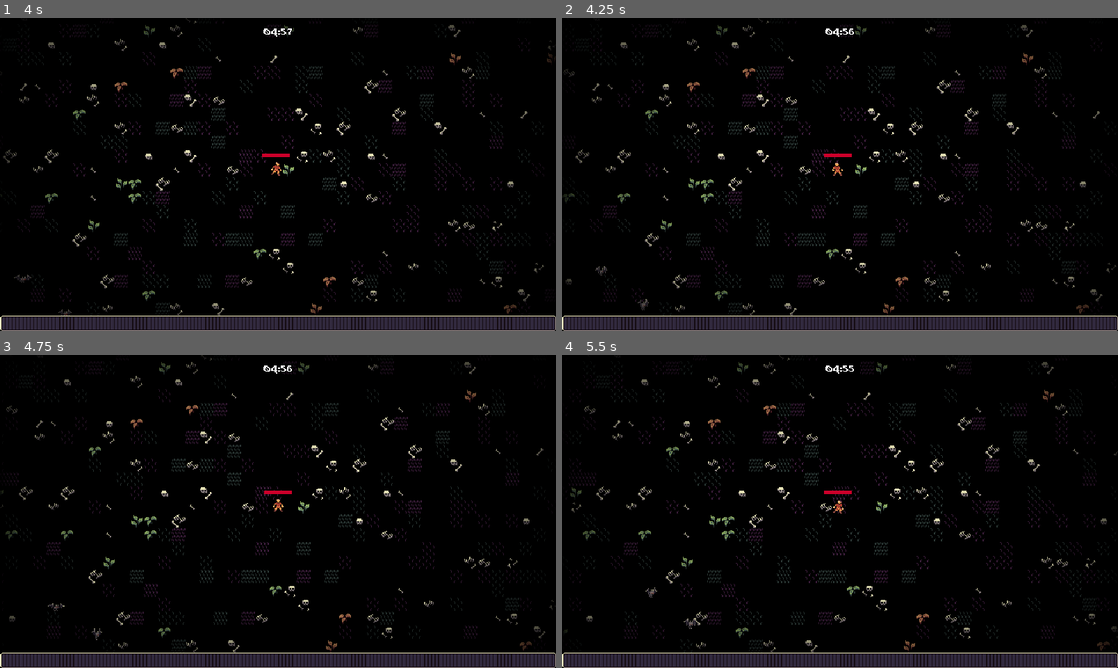
Above: before the commit, frames 1-4 (two rows, left to right).
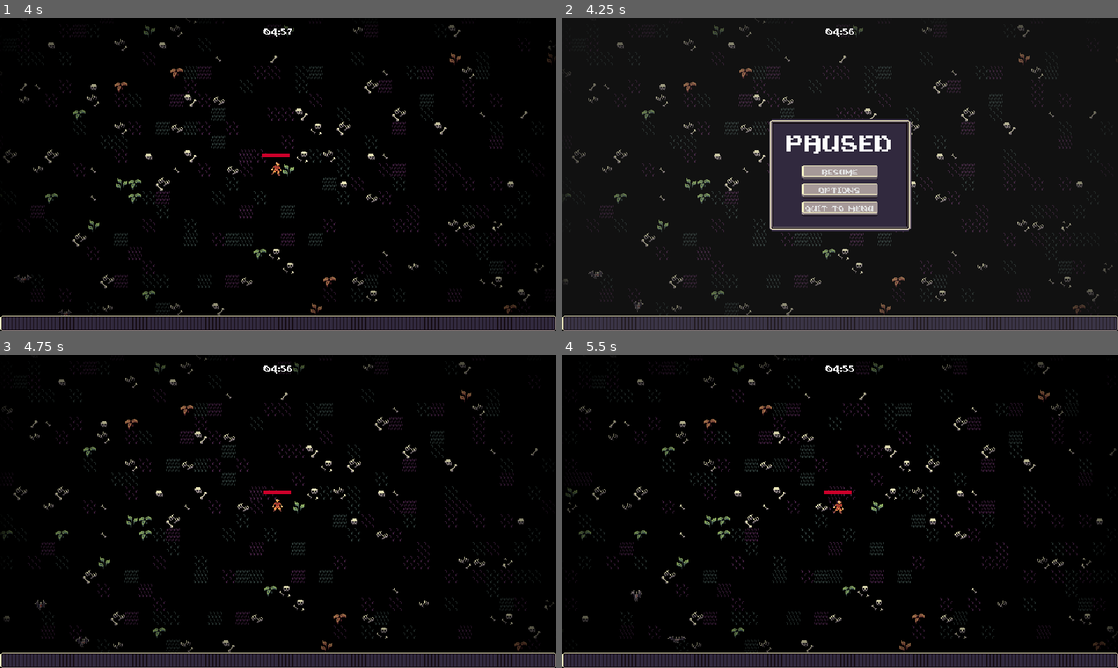
Above: after the commit, the same moments.

Repository: dweckerly/bullet-heaven
Game: Godot game, scene res://scenes/main/main.tscn
Same seed, same stepped clock (60 frames per second), same inputs: the game is played once before the commit and once after it. This scene is started directly instead of the project's main scene.
Inputs (mouse positions are in pixels of both pictures, inside the frame that each line leads up to):
- Up to frame 1 (4 s): move the mouse to (400, 158) at 0.52 s; press the mouse at (400, 158) at 0.53 s; hold D (move_right) 0.53-1.28 s; move the mouse to (166, 190) at 1.27 s; release the mouse at (166, 190) at 1.28 s; hold S (move_down) 1.28-2.03 s; click (166, 190) at 1.35 s; move the mouse to (333, 105) at 2.02 s; press the mouse at (333, 105) at 2.03 s; hold D (move_right) 2.03-2.78 s; move the mouse to (250, 237) at 2.77 s; release the mouse at (250, 237) at 2.78 s; hold W (move_up) 2.78-3.53 s; click (250, 237) at 2.85 s; move the mouse to (444, 221) at 3.52 s; press the mouse at (444, 221) at 3.53 s; hold A (move_left) from 3.53 s (still down)
- Up to frame 2 (4.25 s): keep holding A (move_left); tap Escape (pause, bound only after the commit) at 4.15 s
- Up to frame 3 (4.75 s): release A (move_left) at 4.25 s; release the mouse at (444, 558) at 4.25 s; click (278, 508) at 4.25 s, where only the run after the commit has a clickable "RESUME"
- Up to frame 4 (5.5 s): move the mouse to (673, 464) at 5.02 s; hold A (move_left) from 5.03 s (still down); click (673, 464) at 5.1 s

Frame 1 is identical in both runs. In frame 2, 13% of the frame differs, in the area x 0-100%, y 0-96%; in frame 3, 6.6%; in frame 4, 7.8%.

Commit message:
moarrr ui

Diff:
--- a/project.godot
+++ b/project.godot
@@ -76,6 +76,12 @@
 "events": [Object(InputEventMouseButton,"resource_local_to_scene":false,"resource_name":"","device":-1,"window_id":0,"a …(253 unchanged characters)…
 ]
 }
+pause={
+"deadzone": 0.2,
+"events": [Object(InputEventKey,"resource_local_to_scene":false,"resource_name":"","device":-1,"window_id":0,"alt_pressed":false,"shift_pressed":false,"ctrl_pressed":false,"meta_pressed":false,"pressed":false,"keycode":0,"physical_keycode":4194305,"key_label":0,"unicode":0,"location":0,"echo":false,"script":null)
+, Object(InputEventKey,"resource_local_to_scene":false,"resource_name":"","device":-1,"window_id":0,"alt_pressed":false,"shift_pressed":false,"ctrl_pressed":false,"meta_pressed":false,"pressed":false,"keycode":0,"physical_keycode":80,"key_label":0,"unicode":112,"location":0,"echo":false,"script":null)
+]
+}
 
 [layer_names]
 
--- a/scenes/main/main.gd
+++ b/scenes/main/main.gd
@@ -2,8 +2,16 @@
 
 @export var end_screen_scene: PackedScene
 
+var pause_menu_scene = preload("res://scenes/ui/pause_menu.tscn")
+
 func _ready() -> void:
 	$%Player.health_component.died.connect(on_player_died)
+
+
+func _unhandled_input(event: InputEvent) -> void:
+	if event.is_action_pressed("pause"):
+		add_child(pause_menu_scene.instantiate())
+		get_tree().root.set_input_as_handled()
 
 
 func on_player_died() -> void:
--- a/scenes/ui/options_menu.tscn
+++ b/scenes/ui/options_menu.tscn
@@ -4,6 +4,7 @@
 [ext_resource type="Script" uid="uid://0a4fl72c8euk" path="res://scenes/ui/options_menu.gd" id="1_wj2x4"]
 
 [node name="OptionsMenu" type="CanvasLayer"]
+layer = 2
 script = ExtResource("1_wj2x4")
 
 [node name="MarginContainer" type="MarginContainer" parent="."]
--- /dev/null
+++ b/scenes/ui/pause_menu.gd
@@ -0,0 +1,63 @@
+extends CanvasLayer
+
+@onready var panel_container: PanelContainer = %PanelContainer
+
+var options_scene = preload("res://scenes/ui/options_menu.tscn")
+
+var is_closing: bool = false
+
+func _ready() -> void:
+	get_tree().paused = true
+	panel_container.pivot_offset = panel_container.size / 2
+
+	%ResumeButton.pressed.connect(on_resume_pressed)
+	%OptionsButton.pressed.connect(on_options_pressed)
+	%QuitButton.pressed.connect(on_quit_pressed)
+	$AnimationPlayer.play("default")
+
+	var tween = create_tween()
+	tween.tween_property(panel_container, "scale", Vector2.ZERO, 0.0)
+	tween.tween_property(panel_container, "scale", Vector2.ONE, 0.3)\
+	.set_ease(Tween.EASE_OUT).set_trans(Tween.TRANS_BACK)
+
+
+func _unhandled_input(event: InputEvent) -> void:
+	if event.is_action_pressed("pause"):
+		close()
+		get_tree().root.set_input_as_handled()
+
+
+func close() -> void:
+	if is_closing:
+		return
+
+	is_closing = true
+	$AnimationPlayer.play_backwards("default")
+
+	var tween = create_tween()
+	tween.tween_property(panel_container, "scale", Vector2.ONE, 0.0)
+	tween.tween_property(panel_container, "scale", Vector2.ZERO, 0.3)\
+	.set_ease(Tween.EASE_IN).set_trans(Tween.TRANS_BACK)
+
+	await tween.finished
+	get_tree().paused = false
+	queue_free()
+
+
+func on_resume_pressed() -> void:
+	close()
+
+
+func on_options_pressed() -> void:
+	var options_instance = options_scene.instantiate()
+	add_child(options_instance)
+	options_instance.back_pressed.connect(on_options_closed.bind(options_instance))
+
+
+func on_quit_pressed() -> void:
+	get_tree().paused = false
+	get_tree().change_scene_to_file("res://scenes/ui/main_menu.tscn")
+
+
+func on_options_closed(options_instance: Node) -> void:
+	options_instance.queue_free()
--- /dev/null
+++ b/scenes/ui/pause_menu.tscn
@@ -0,0 +1,114 @@
+[gd_scene load_steps=6 format=3 uid="uid://cwsd2835742rk"]
+
+[ext_resource type="Script" uid="uid://bx1q2380sb7ye" path="res://scenes/ui/pause_menu.gd" id="1_0lmf7"]
+[ext_resource type="PackedScene" uid="uid://c2pjn075ofppf" path="res://scenes/ui/sound_button.tscn" id="3_0bnpd"]
+
+[sub_resource type="Animation" id="Animation_f6eus"]
+length = 0.001
+tracks/0/type = "value"
+tracks/0/imported = false
+tracks/0/enabled = true
+tracks/0/path = NodePath("ColorRect:modulate")
+tracks/0/interp = 1
+tracks/0/loop_wrap = true
+tracks/0/keys = {
+"times": PackedFloat32Array(0),
+"transitions": PackedFloat32Array(1),
+"update": 0,
+"values": [Color(1, 1, 1, 1)]
+}
+
+[sub_resource type="Animation" id="Animation_8uki6"]
+resource_name = "default"
+length = 0.15
+step = 0.01
+tracks/0/type = "value"
+tracks/0/imported = false
+tracks/0/enabled = true
+tracks/0/path = NodePath("ColorRect:modulate")
+tracks/0/interp = 2
+tracks/0/loop_wrap = true
+tracks/0/keys = {
+"times": PackedFloat32Array(0, 0.15),
+"transitions": PackedFloat32Array(1, 1),
+"update": 0,
+"values": [Color(1, 1, 1, 0), Color(1, 1, 1, 1)]
+}
+
+[sub_resource type="AnimationLibrary" id="AnimationLibrary_0bnpd"]
+_data = {
+&"RESET": SubResource("Animation_f6eus"),
+&"default": SubResource("Animation_8uki6")
+}
+
+[node name="PauseMenu" type="CanvasLayer"]
+process_mode = 3
+script = ExtResource("1_0lmf7")
+
+[node name="ColorRect" type="ColorRect" parent="."]
+offset_right = 640.0
+offset_bottom = 360.0
+grow_horizontal = 2
+grow_vertical = 2
+color = Color(0.447059, 0.447059, 0.447059, 0.352941)
+
+[node name="MarginContainer" type="MarginContainer" parent="."]
+anchors_preset = 15
+anchor_right = 1.0
+anchor_bottom = 1.0
+grow_horizontal = 2
+grow_vertical = 2
+
+[node name="PanelContainer" type="PanelContainer" parent="MarginContainer"]
+unique_name_in_owner = true
+layout_mode = 2
+size_flags_horizontal = 4
+size_flags_vertical = 4
+
+[node name="MarginContainer" type="MarginContainer" parent="MarginContainer/PanelContainer"]
+layout_mode = 2
+theme_override_constants/margin_left = 8
+theme_override_constants/margin_top = 0
+theme_override_constants/margin_right = 8
+theme_override_constants/margin_bottom = 8
+
+[node name="VBoxContainer" type="VBoxContainer" parent="MarginContainer/PanelContainer/MarginContainer"]
+custom_minimum_size = Vector2(150, 0)
+layout_mode = 2
+size_flags_horizontal = 4
+size_flags_vertical = 4
+
+[node name="Label" type="Label" parent="MarginContainer/PanelContainer/MarginContainer/VBoxContainer"]
+layout_mode = 2
+theme_override_font_sizes/font_size = 48
+text = "PAUSED"
+horizontal_alignment = 1
+
+[node name="MarginContainer" type="MarginContainer" parent="MarginContainer/PanelContainer/MarginContainer/VBoxContainer"]
+layout_mode = 2
+theme_override_constants/margin_top = 8
+
+[node name="VBoxContainer" type="VBoxContainer" parent="MarginContainer/PanelContainer/MarginContainer/VBoxContainer/MarginContainer"]
+custom_minimum_size = Vector2(100, 0)
+layout_mode = 2
+size_flags_horizontal = 4
+
+[node name="ResumeButton" parent="MarginContainer/PanelContainer/MarginContainer/VBoxContainer/MarginContainer/VBoxContainer" instance=ExtResource("3_0bnpd")]
+unique_name_in_owner = true
+layout_mode = 2
+text = "RESUME"
+
+[node name="OptionsButton" parent="MarginContainer/PanelContainer/MarginContainer/VBoxContainer/MarginContainer/VBoxContainer" instance=ExtResource("3_0bnpd")]
+unique_name_in_owner = true
+layout_mode = 2
+text = "OPTIONS"
+
+[node name="QuitButton" parent="MarginContainer/PanelContainer/MarginContainer/VBoxContainer/MarginContainer/VBoxContainer" instance=ExtResource("3_0bnpd")]
+unique_name_in_owner = true
+layout_mode = 2
+text = "QUIT TO MENU"
+
+[node name="AnimationPlayer" type="AnimationPlayer" parent="."]
+libraries = {
+&"": SubResource("AnimationLibrary_0bnpd")
+}
Binary file added: assets/ui/Icons.png
Not shown, added: assets/ui/Icons.png.import
Not shown, added: scenes/ui/pause_menu.gd.uid
